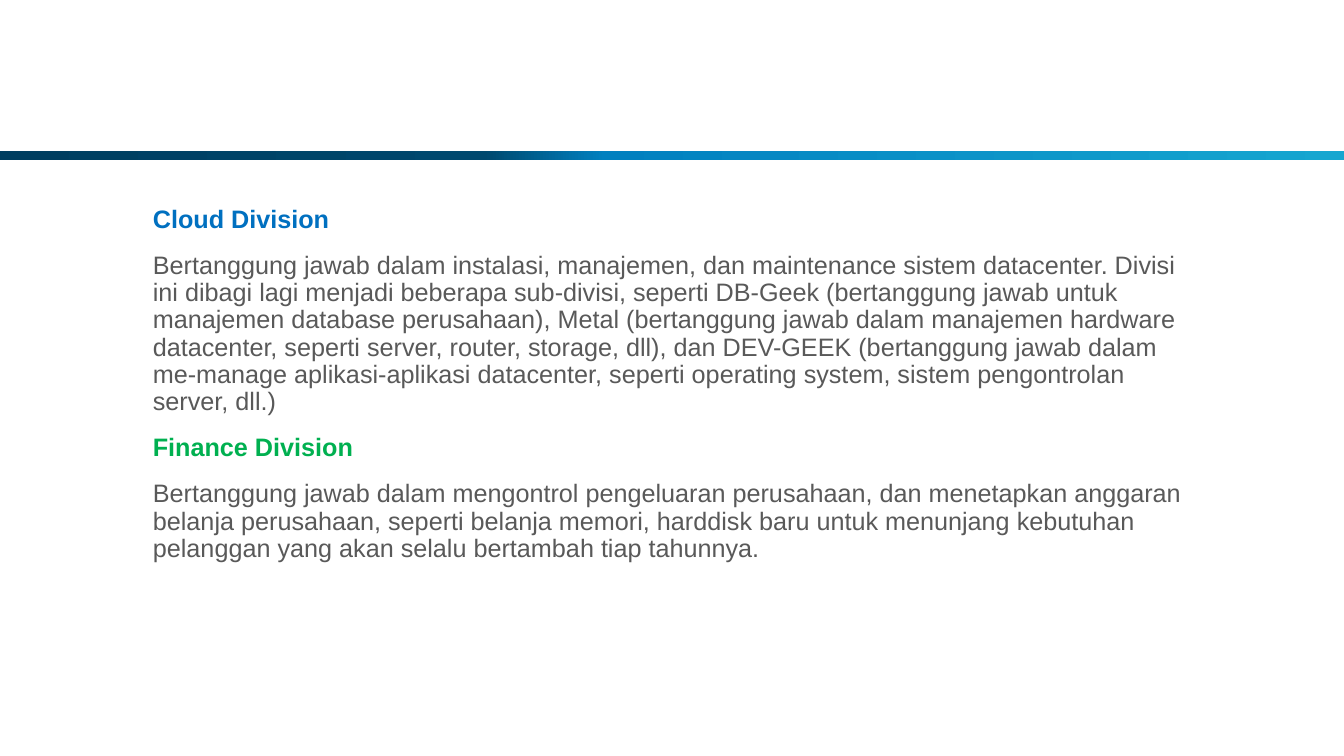
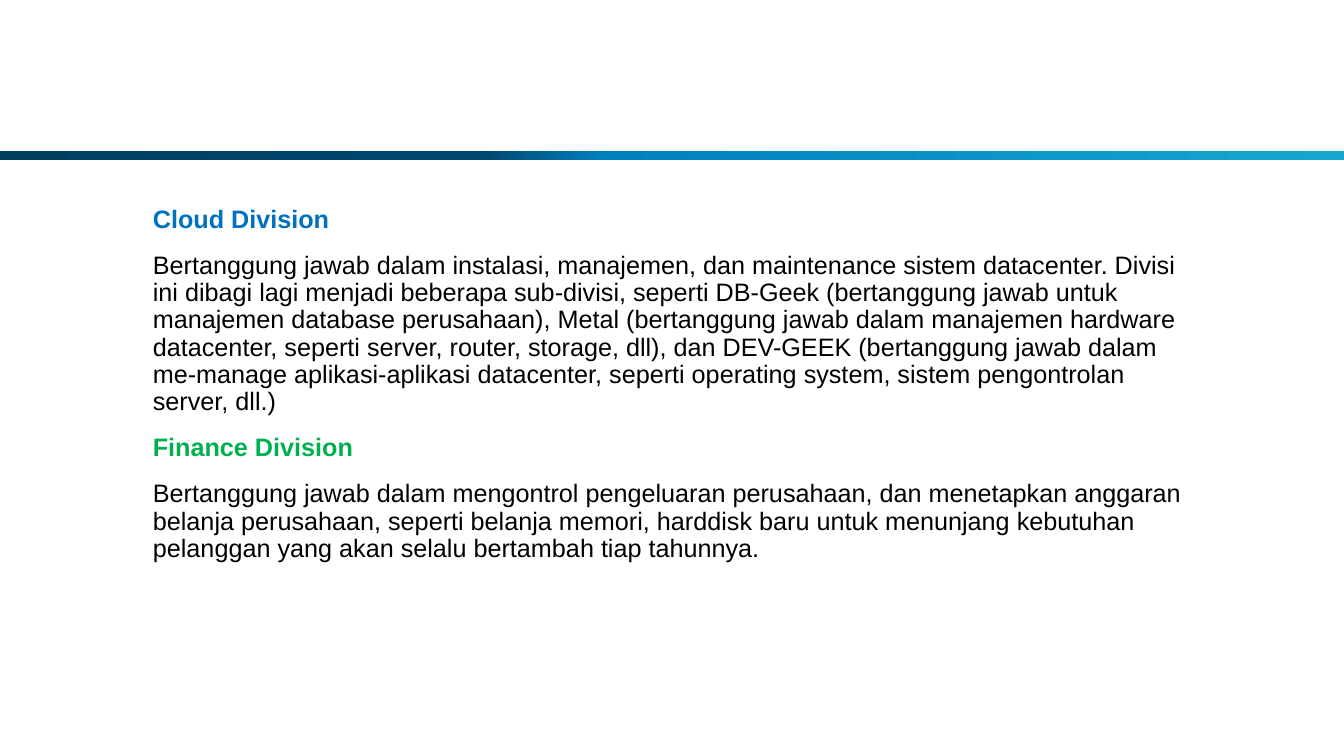
Before and after one commit to jeffryang24/RouterMaya, a slide deck: slide 9 of PPT/Business Plan MID.pptx. Drawn at 1344x756 pixels with LibreOffice and Linux fonts; fonts in the diff are those of the drawing; background and template pictures are left out. Boxes give left, top, right and bottom in pixels: in the first picture for what was removed or moved away, otherwise in the second. Text is boxed around its words. In the diff, an @@ line names an element or a change of style, - is before the commit and + after.

Commit message:
#20161116 -> Penambahan design creative center

```diff
--- a/PPT/Business Plan MID.pptx
+++ b/PPT/Business Plan MID.pptx
@@ text at [153, 255, 1180, 563]: text colour #595959 to #000000 @@
```
Also in this commit, not shown: 1 other slide changed.
